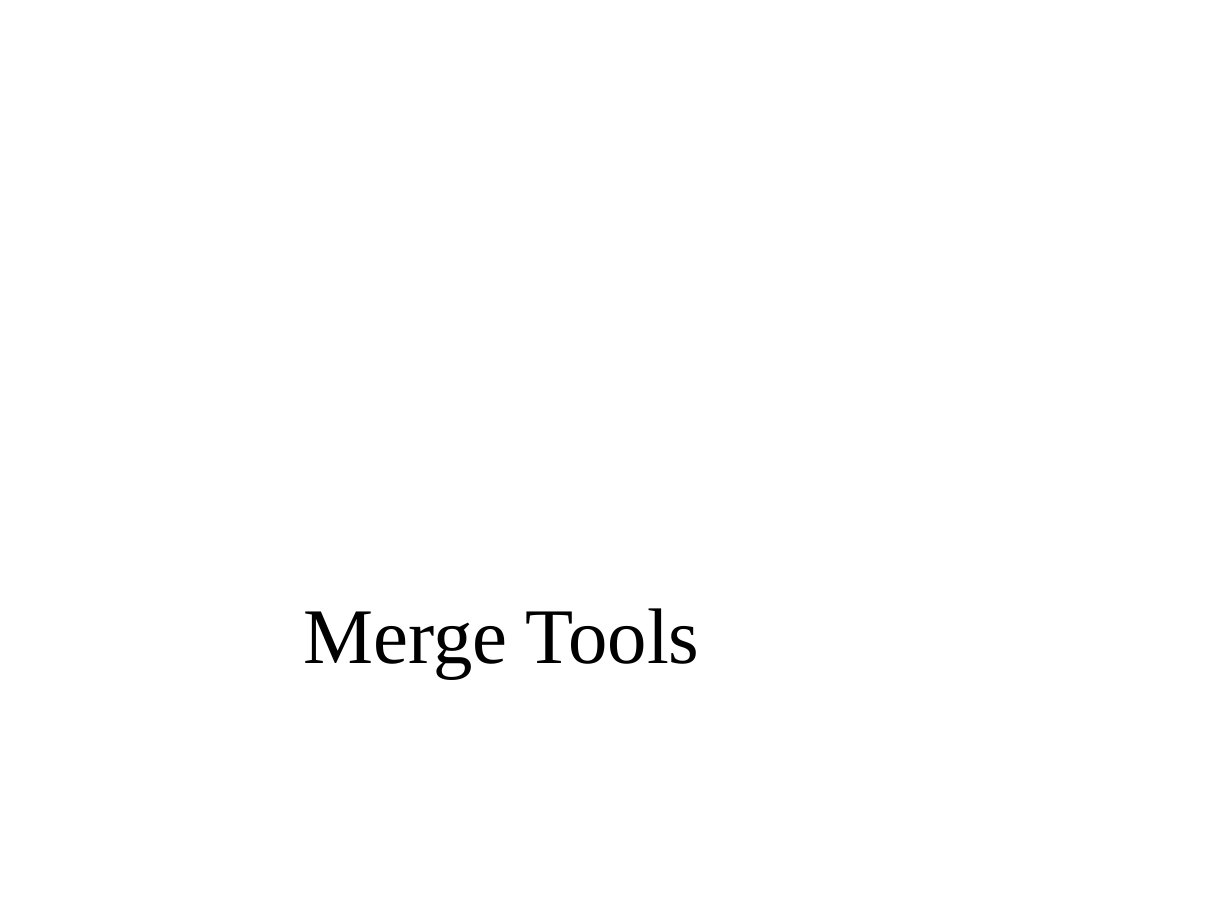
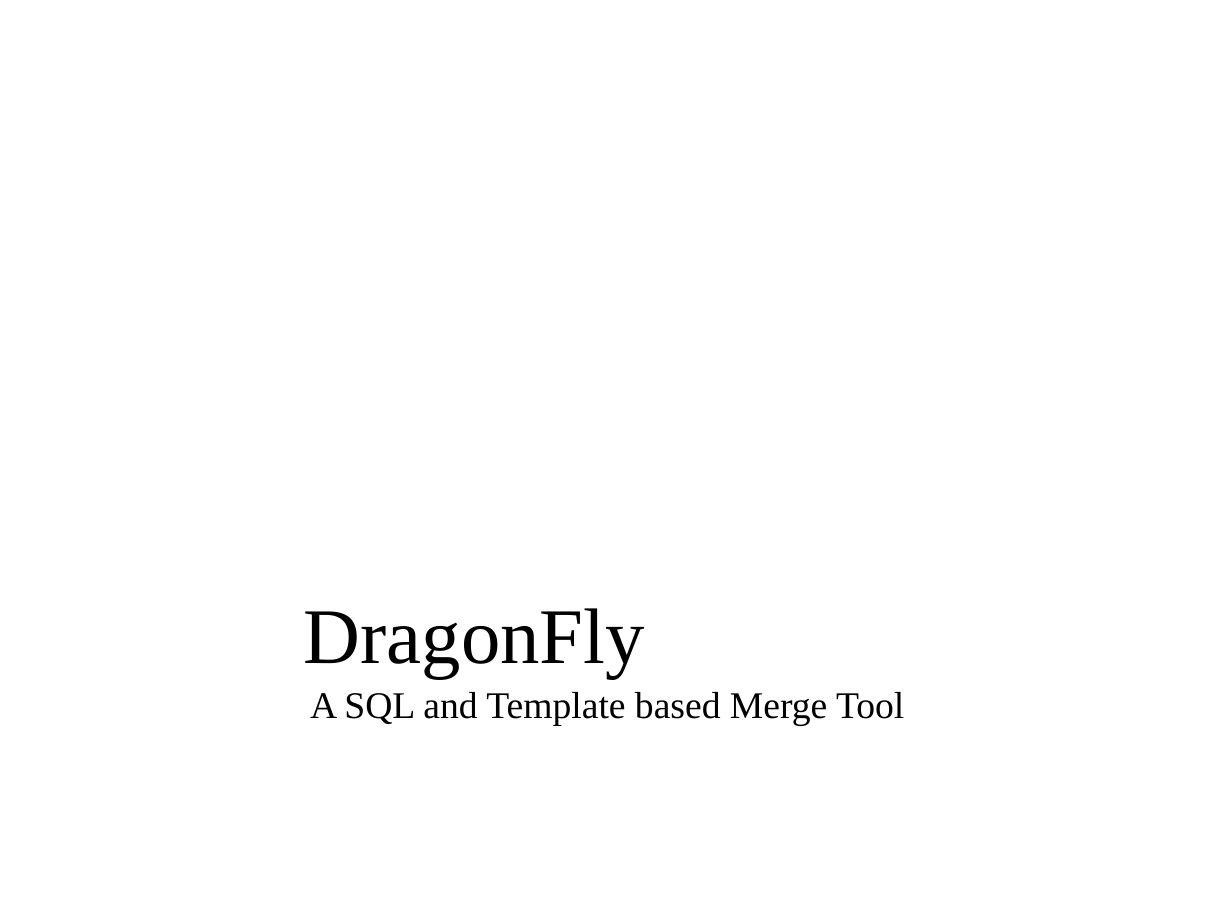
Before and after one commit to FlatBallFlyer/IBM-Data-Merge-Utility, a slide deck: slide 1 of WebContent/MergeTools.pptx. Drawn at 1232x924 pixels with LibreOffice and Linux fonts; fonts in the diff are those of the drawing; background and template pictures are left out. Boxes give left, top, right and bottom in pixels: in the first picture for what was removed or moved away, otherwise in the second. Text is boxed around its words. In the diff, an @@ line names an element or a change of style, - is before the commit and + after.

```diff
--- a/WebContent/MergeTools.pptx
+++ b/WebContent/MergeTools.pptx
@@ title at bbox=[304, 608, 645, 678]: text changed @@
-Merge Tools
+DragonFly
@@ subtitle added at bbox=[310, 692, 904, 726], 22 pt, text #000000 @@
+A SQL and Template based Merge Tool
```
Also in this commit, not shown: 3 other slides changed, 32 other files.
